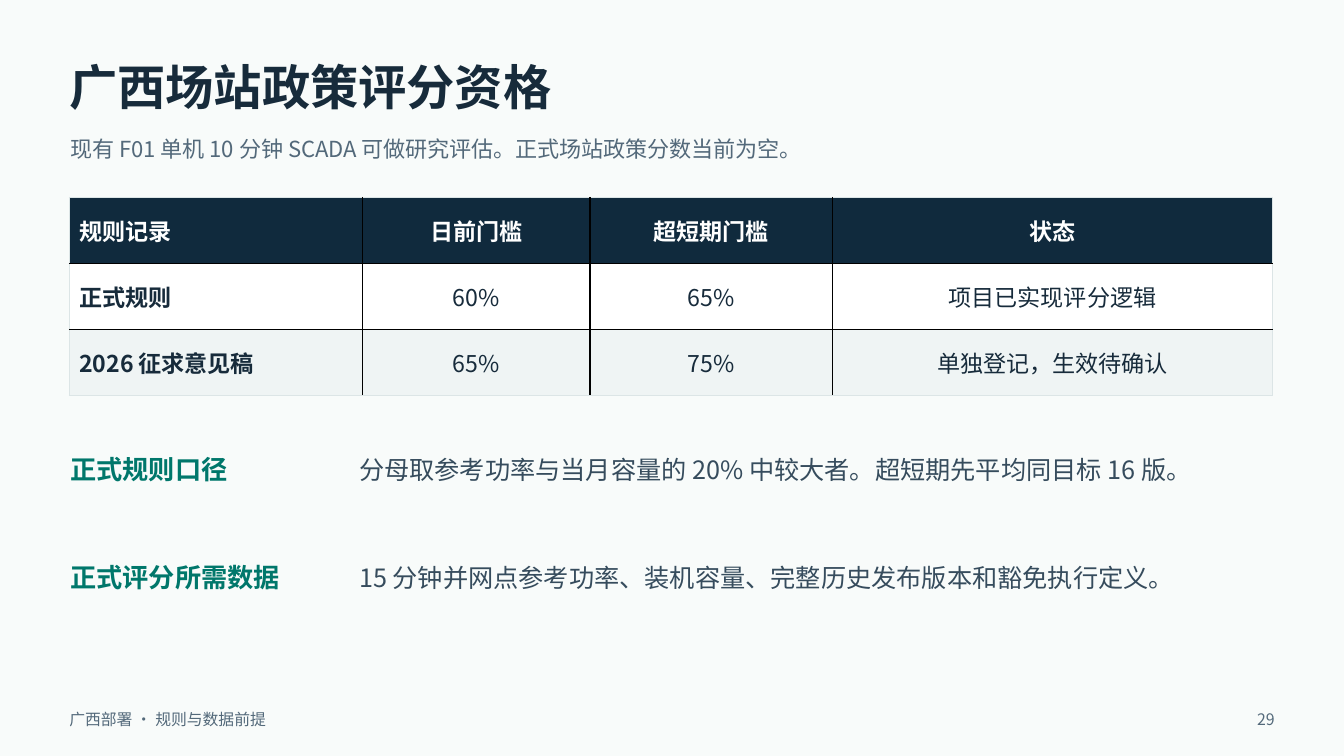
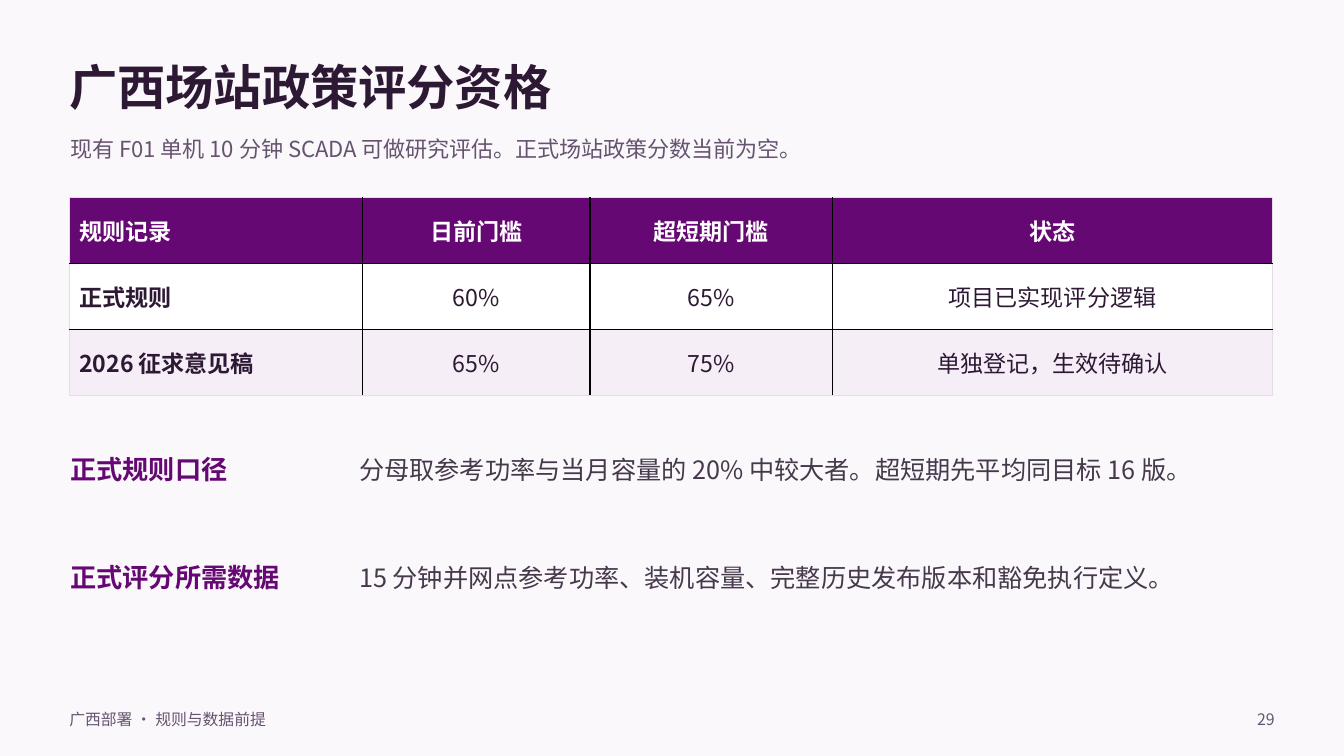
Before and after one commit to Sunhuahai/wind-power-forecasting, a slide deck: slide 29 of docs/研究记录/风电功率预测项目汇报_详版_2026-11-26.pptx. Drawn at 1344x756 pixels with LibreOffice and Linux fonts; fonts in the diff are those of the drawing. Boxes give left, top, right and bottom in pixels: in the first picture for what was removed or moved away, otherwise in the second. Text is boxed around its words. In the diff, an @@ line names an element or a change of style, - is before the commit and + after.

Commit message:
将项目汇报详版配色调整为清华紫

```diff
--- a/docs/研究记录/风电功率预测项目汇报_详版_2026-11-26.pptx
+++ b/docs/研究记录/风电功率预测项目汇报_详版_2026-11-26.pptx
@@ background #F8FBFA to #FBF8FC @@
@@ text "广西场站政策评分资格" at (69,63,551,110): text colour #172B3B to #2E1935 @@
@@ table at (70,198,1273,396) @@
@@ fill #102A3D to #660874 in row 1 @@
@@ fill #EFF4F4 to #F5EEF7 in row 3 @@
@@ text colour #172B3B to #2E1935 in "正式规则", "60%", "65%", "项目已实现评分逻辑" and 4 more places @@
@@ borders changed @@
@@ text "正式规则口径" at (70,457,227,482): text colour #00776B to #660874 @@
@@ text "分母取参考功率与当月容量的 20% 中较大者。超短期先平均同目标 16 版。" at (359,457,1191,481): text colour #364C5D to #45394B @@
@@ text "正式评分所需数据" at (70,564,280,590): text colour #00776B to #660874 @@
@@ text "15 分钟并网点参考功率、装机容量、完整历史发布版本和豁免执行定义。" at (359,565,1174,589): text colour #364C5D to #45394B @@
@@ text colour #53697A to #66536F in 3 elements at (70,138,802,159), (69,711,266,727), (1257,713,1275,725) @@
```
Also in this commit, not shown: 29 other slides changed.
